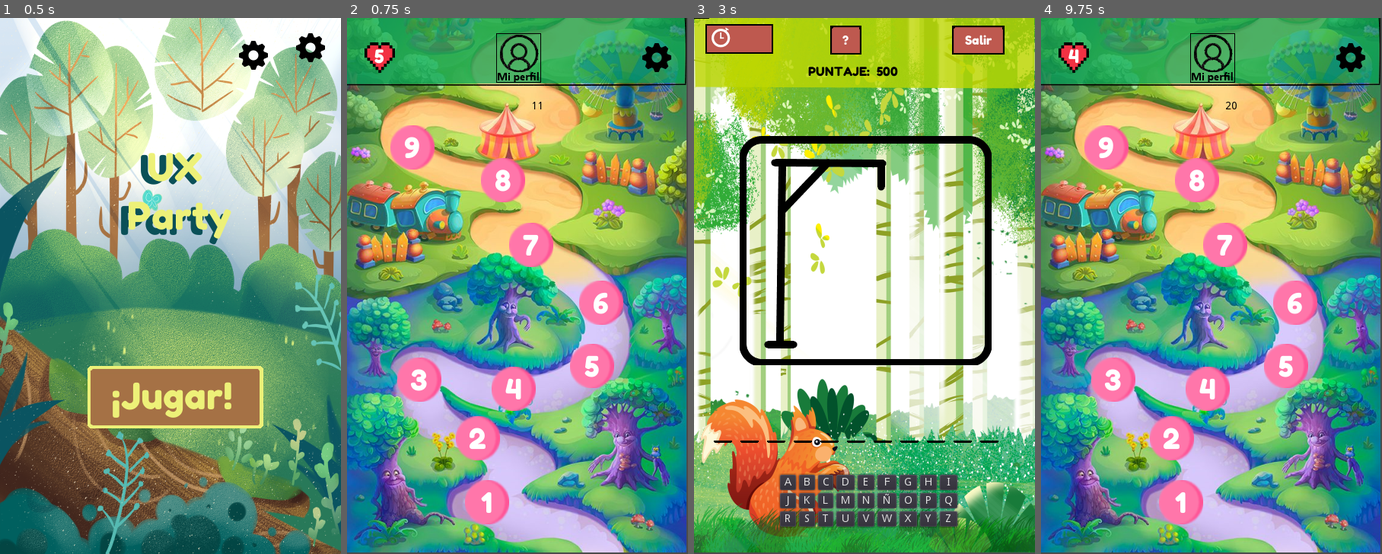
Above: before the commit, frames 1-4 (left to right).
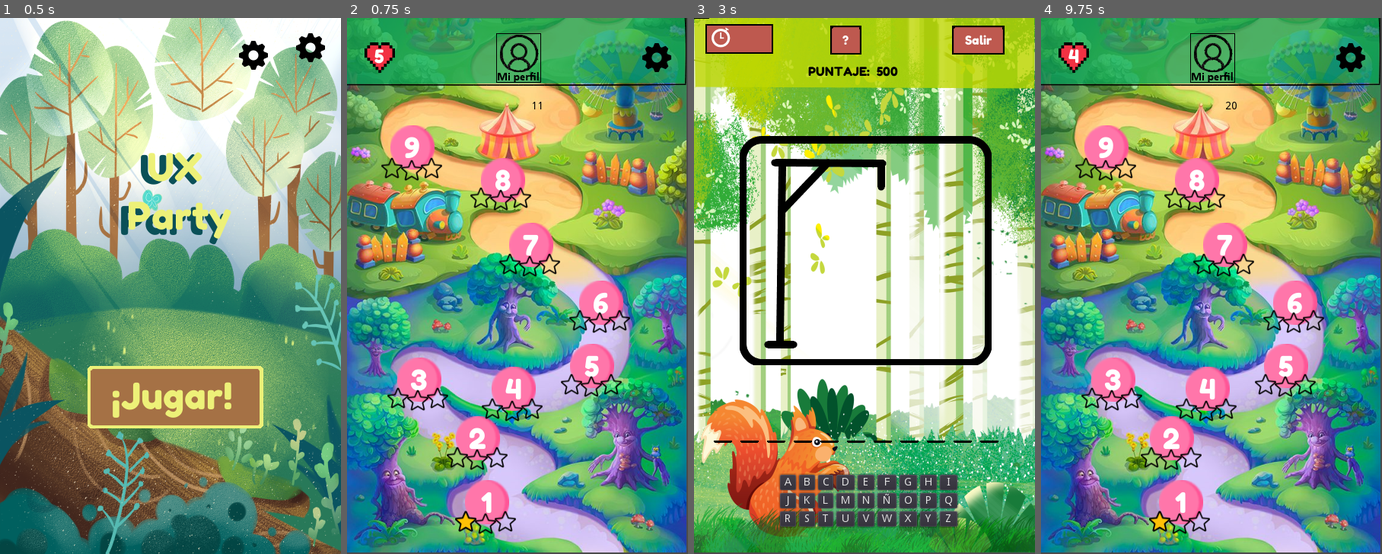
Above: after the commit, the same moments.

Repository: alexiaCat/Ux-Party
Game: Godot game, scene res://main/Main.tscn
The game is run twice, just before and just after one commit, with the same random seed, the same clock (stepped at 60 frames per second) and the same inputs.
Inputs (mouse positions are in pixels of both pictures, inside the frame that each line leads up to):
- Up to frame 1 (0.5 s): no input
- Up to frame 2 (0.75 s): click "¡Jugar!" at 0.5 s
- Up to frame 3 (3 s): click "5" at 1.25 s; click (864, 55) at 2 s; click "1" at 2.75 s
- Up to frame 4 (9.75 s): click "A" at 3.5 s; click "J" at 4.25 s; click "R" at 5 s; click "B" at 5.75 s; click "K" at 6.5 s; click "S" at 7.25 s; click "C" at 8 s; click "L" at 8.75 s; click "T" at 9.5 s

Frame 1 is identical in both runs. In frame 2, 2.4% of the frame differs, in the area x 10-84%, y 25-97%; in frame 3, nothing differs; in frame 4, 2.4%.

Commit message:
stars ok

Diff:
--- a/gamehandler.gd
+++ b/gamehandler.gd
@@ -8,9 +8,10 @@
 var life_recharge = 20
 var puntajeglobal = 0
 var turno = true
-var pnivel1
-var pnivel2
-var pnivel3
+# para probar que funcionan las estrellas
+var pnivel1 = 200
+var pnivel2 = 500
+var pnivel3 = 390
 var pnivel4
 var pnivel5
 var pnivel6
@@ -30,7 +31,14 @@
 var level6 = false
 var level7 = false
 var level8 = false
-
+#puntajes para tener estrellas por nivel trivia y decisiones
+var onestar = 200
+var twostars = 300
+var threestars = 500
+#puntajes para tener estrellas por nivel ahorcado
+var hgonestar = 225
+var hgtwostars = 390
+var hgthreestars = 500
 # Called when the node enters the scene tree for the first time.
 func _ready():
 	pass
@@ -39,7 +47,6 @@
 	if(vidas_jugador < 5):
 		print(vidas_jugador)
 		relojderecargarvidas()
-
 
 func update_vidas():
 	get_tree().get_nodes_in_group("vidasjugador")[0].text = String(vidas_jugador)
--- a/main_map/Main_scene.gd
+++ b/main_map/Main_scene.gd
@@ -6,7 +6,23 @@
 func _ready():
 	Gamehandler.update_vidas()
 	Gamehandler.recharge_life()
+	paint_stars()
 
+func paint_stars():
+	if (Gamehandler.pnivel1 >= 200):
+		print("pinta 1 sola estrella")
+		$mapa_star/estrellas/uno/star1.show()
+	elif(Gamehandler.pnivel1 >= 300):
+		print("pinta 2 estrellas")
+		$mapa_star/estrellas/uno/star1.show()
+		$mapa_star/estrellas/dos/star2.show()
+	elif(Gamehandler.pnivel1 >= 500):
+		print("pinta 3 estrellas")
+		$mapa_star/estrellas/uno/star1.show()
+		$mapa_star/estrellas/dos/star2.show()
+		$mapa_star/estrellas/dos/star3.show()
+	else:
+		print("nada")
 
 func _on_Level1_pressed():
 	if(Gamehandler.vidas_jugador > 0):
--- a/main_map/Main_scene.tscn
+++ b/main_map/Main_scene.tscn
@@ -6,6 +6,7 @@
 [ext_resource path="res://main_map/level_normal.png" type="Texture" id=4]
 [ext_resource path="res://main_map/level_pressed.png" type="Texture" id=5]
 [ext_resource path="res://assets/fonts/fontparamapa.tres" type="DynamicFont" id=6]
+[ext_resource path="res://mapa_star.tscn" type="PackedScene" id=7]
 
 [node name="Main_scene" type="Node2D"]
 script = ExtResource( 3 )
@@ -220,6 +221,8 @@
 text = "9"
 align = 1
 valign = 1
+
+[node name="mapa_star" parent="." instance=ExtResource( 7 )]
 
 [node name="temporizador" type="Label" parent="." groups=["vida_maxima"]]
 margin_left = 242.0
@@ -241,3 +244,14 @@
 [connection signal="pressed" from="Level8" to="." method="_on_Level8_pressed"]
 [connection signal="pressed" from="Level9" to="." method="_on_Level9_pressed"]
 [connection signal="timeout" from="Timer_2" to="." method="_on_tiempo_vidas_timeout"]
+
+[editable path="mapa_star"]
+[editable path="mapa_star/estrellas"]
+[editable path="mapa_star/estrellas2"]
+[editable path="mapa_star/estrellas3"]
+[editable path="mapa_star/estrellas4"]
+[editable path="mapa_star/estrellas5"]
+[editable path="mapa_star/estrellas6"]
+[editable path="mapa_star/estrellas7"]
+[editable path="mapa_star/estrellas8"]
+[editable path="mapa_star/estrellas9"]
--- /dev/null
+++ b/mapa_star.tscn
@@ -0,0 +1,42 @@
+[gd_scene load_steps=2 format=2]
+
+[ext_resource path="res://stars/estrellas.tscn" type="PackedScene" id=1]
+
+[node name="mapa_star" type="Node2D"]
+
+[node name="estrellas" parent="." instance=ExtResource( 1 )]
+position = Vector2( 142, 647 )
+
+[node name="estrellas2" parent="." instance=ExtResource( 1 )]
+position = Vector2( 131, 563 )
+
+[node name="estrellas3" parent="." instance=ExtResource( 1 )]
+position = Vector2( 53, 485 )
+
+[node name="estrellas4" parent="." instance=ExtResource( 1 )]
+position = Vector2( 177, 499 )
+
+[node name="estrellas5" parent="." instance=ExtResource( 1 )]
+position = Vector2( 281, 467 )
+
+[node name="estrellas6" parent="." instance=ExtResource( 1 )]
+position = Vector2( 292, 383 )
+
+[node name="estrellas7" parent="." instance=ExtResource( 1 )]
+position = Vector2( 200, 309 )
+
+[node name="estrellas8" parent="." instance=ExtResource( 1 )]
+position = Vector2( 162, 222 )
+
+[node name="estrellas9" parent="." instance=ExtResource( 1 )]
+position = Vector2( 45, 183 )
+
+[editable path="estrellas"]
+[editable path="estrellas2"]
+[editable path="estrellas3"]
+[editable path="estrellas4"]
+[editable path="estrellas5"]
+[editable path="estrellas6"]
+[editable path="estrellas7"]
+[editable path="estrellas8"]
+[editable path="estrellas9"]
--- /dev/null
+++ b/pruebastars.tscn
@@ -0,0 +1,10 @@
+[gd_scene load_steps=2 format=2]
+
+[ext_resource path="res://stars/prueba.PNG" type="Texture" id=1]
+
+[node name="pruebastars" type="Node2D"]
+
+[node name="TextureRect" type="TextureRect" parent="."]
+margin_right = 40.0
+margin_bottom = 40.0
+texture = ExtResource( 1 )
--- /dev/null
+++ b/stars/estrellas.tscn
@@ -0,0 +1,42 @@
+[gd_scene load_steps=3 format=2]
+
+[ext_resource path="res://stars/star_points.png" type="Texture" id=1]
+[ext_resource path="res://stars/star.png" type="Texture" id=2]
+
+[node name="estrellas" type="Node2D"]
+
+[node name="uno" type="TextureRect" parent="."]
+margin_right = 28.0
+margin_bottom = 28.0
+texture = ExtResource( 2 )
+
+[node name="star1" type="TextureRect" parent="uno"]
+visible = false
+margin_right = 28.0
+margin_bottom = 28.0
+texture = ExtResource( 1 )
+
+[node name="dos" type="TextureRect" parent="."]
+margin_left = 26.0
+margin_top = 3.0
+margin_right = 55.0
+margin_bottom = 31.0
+texture = ExtResource( 2 )
+
+[node name="star2" type="TextureRect" parent="dos"]
+visible = false
+margin_right = 28.0
+margin_bottom = 28.0
+texture = ExtResource( 1 )
+
+[node name="tres" type="TextureRect" parent="."]
+margin_left = 52.0
+margin_right = 81.0
+margin_bottom = 28.0
+texture = ExtResource( 2 )
+
+[node name="start3" type="TextureRect" parent="tres"]
+visible = false
+margin_right = 28.0
+margin_bottom = 28.0
+texture = ExtResource( 1 )
Not shown: 1 places in main_map/Main_scene.tscn that only renumber resources
Binary file added: stars/prueba.PNG
Not shown, added: stars/prueba.PNG.import
Binary file added: stars/star.png
Not shown, added: stars/star.png.import
Binary file added: stars/star_points.png
Not shown, added: stars/star_points.png.import
